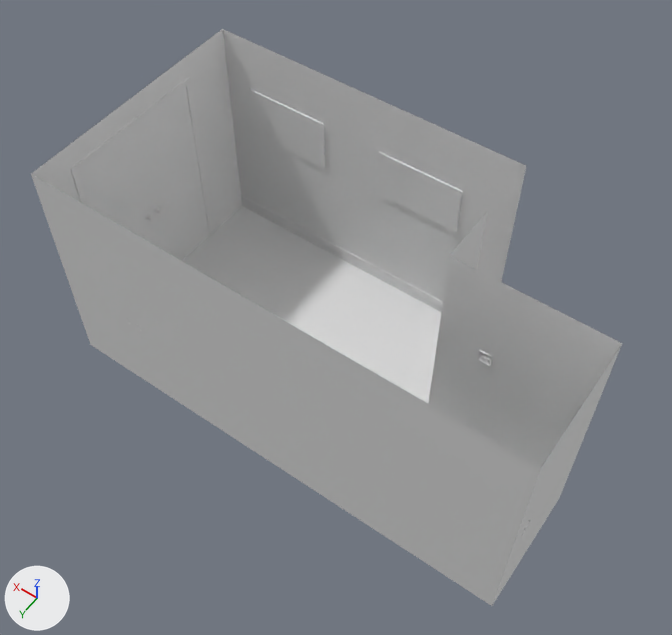
A saved change to the Blender file vl.vlabs.com.ua/models/hvac/vlab.hvac.base-air-handler/vlab.hvac.base-air-handler.blend.
Camera for both pictures: a 50 mm lens placed at (-2.52, 6.1, 9.4), pointed at (1.15, 0.96, 1.33). The lights are fixed; the arrows at lower left show +X, +Y and +Z.

Objects in the first picture: 'interior'.
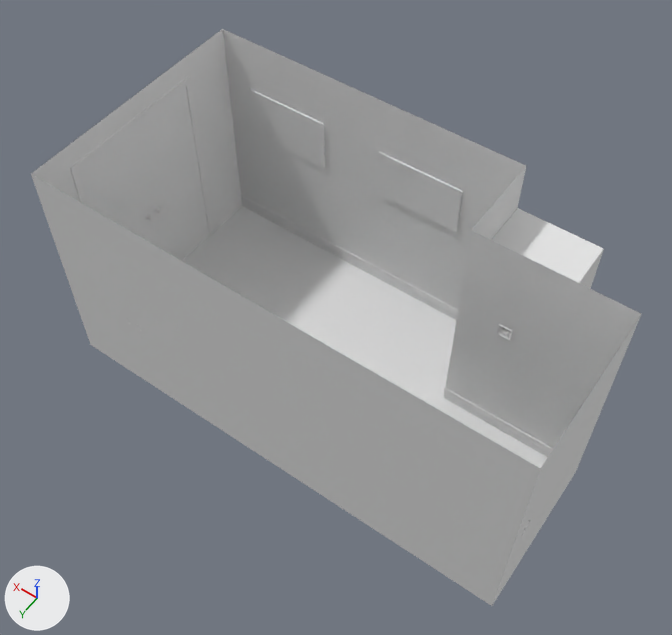
Where the newer file only moved an object's origin or applied its transform, the numbers keep the older frame.

The change, as a diff of the scene's bpy script:
```diff
--- a/vl.vlabs.com.ua/models/hvac/vlab.hvac.base-air-handler/vlab.hvac.base-air-handler.blend.py
+++ b/vl.vlabs.com.ua/models/hvac/vlab.hvac.base-air-handler/vlab.hvac.base-air-handler.blend.py
@@ me_interiorgeometry @@
 # used by ob_interior; location = (2.0, -0.75, 0.0)
-me_interiorgeometry.from_pydata(...)  # 608 vertices, 423 faces, 1 loose edge; spans x -3.75..2.0, y 0.0..3.0, z 0.0..2.9
+me_interiorgeometry.from_pydata(...)  # 628 vertices, 433 faces, 1 loose edge; spans x -3.75..2.0, y 0.0..3.0, z 0.0..2.9
+# me_interiorgeometry part 1
+# 39 vertices in x -3.75..-1.99, y 1.5..1.51, z 0.0..2.9 move by (0.0, -0.4, 0.0)
+# 9 vertices in x -2.0..-1.99, y 0.8, z 0.0..0.21 move by (0.0, 0.13, 0.0)
+# 3 vertices move from x -2.0, y 0.8..1.52, z 0.0..2.9 to x -2.0, y 0.9..1.11, z 0.0..2.25
+# 2 vertices are added at (-2.0, 0.11, 0.0), (-2.0, 0.11, 2.25)
+# 2 new faces join them
 me_interiorgeometry.materials.append(mat_interiorgeometrymaterial)
@@ me_nishgeometry @@
+me_nishgeometry.from_pydata([(0.0, 0.15, 0.0), (0.0, -0.75, 0.0), (-1.0, 0.15, 0.0), (-1.0, -0.75, 0.0), (0.0, -0.75, 2.3), (-1.0, -0.75, 2.3), (0.0, 0.15, 2.3), (-1.0, 0.15, 2.3)], [], [(1, 3, 5, 4), (2, 0, 6, 7), (2, 7, 5, 3), (4, 5, 7, 6)])
+me_nishgeometry.materials.append(mat_interiorgeometrymaterial)  # its picture is missing
@@ ob_nish @@
+ob_nish = bpy.data.objects.new('nish', me_nishgeometry)
+ob_nish.location = (0.0, 0.0, 0.0)
```

Changed parts and their boxes (x1, y1, x2, y2) in the pictures (672 x 635 px):
'interior', reshaped: before (31, 29, 622, 606); after (31, 29, 641, 606)
'nish', added: after (492, 208, 604, 289)
part 1 of me_interiorgeometry, built on: before (428, 256, 622, 496); after (443, 167, 641, 473)
